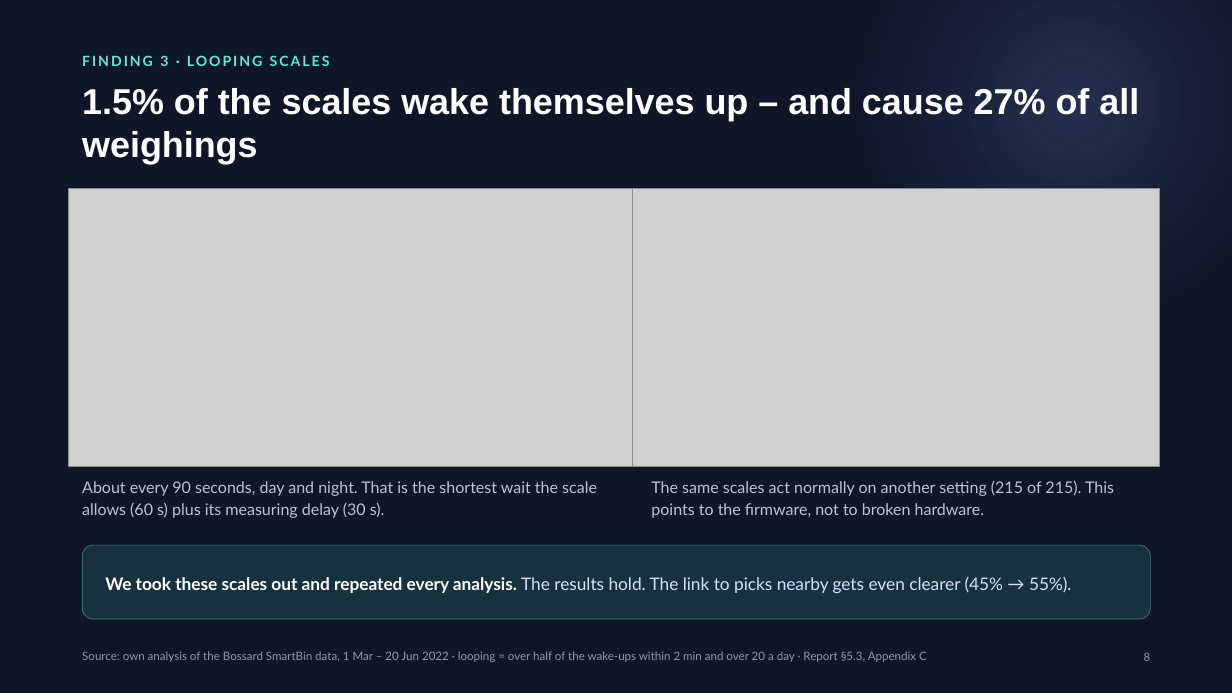
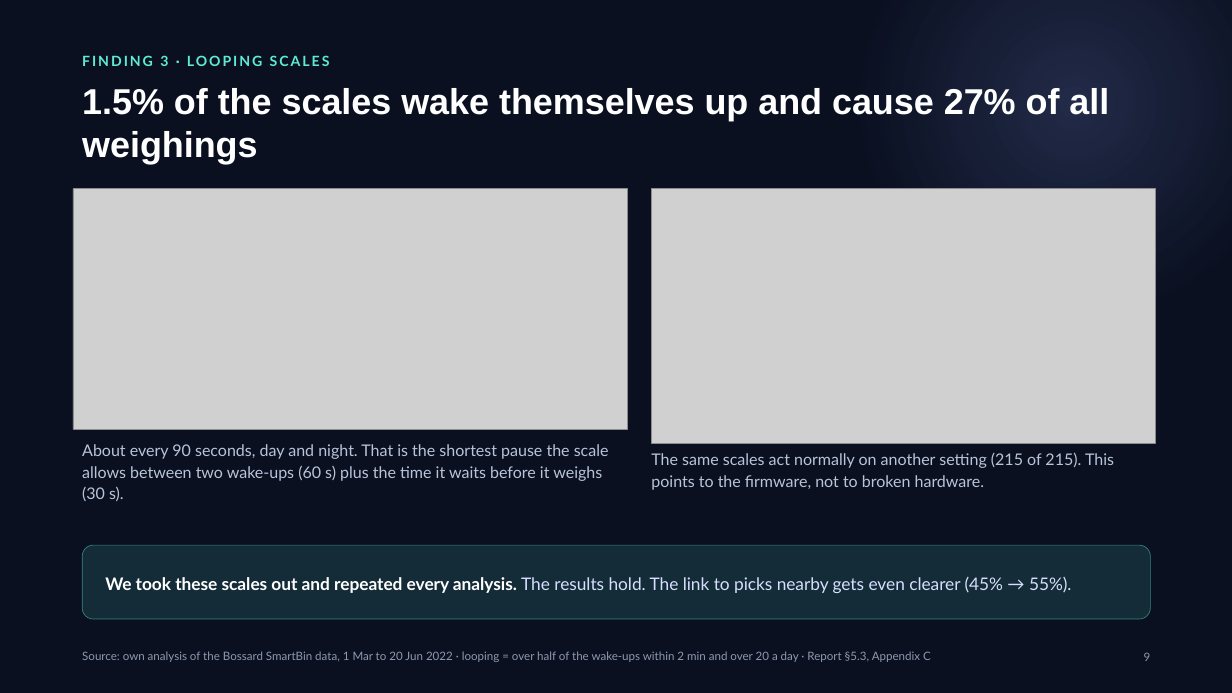
Before and after one commit to erenalpckroglu/smartbin-sensor-optimization, a slide deck: slide 9 of presentation/SmartBin – CTO presentation.pptx (slide 8 before the commit). Drawn at 1232x693 pixels with LibreOffice and Linux fonts; fonts in the diff are those of the drawing; grey boxes stand for pictures. Boxes give left, top, right and bottom in pixels: in the first picture for what was removed or moved away, otherwise in the second. Text is boxed around its words. In the diff, an @@ line names an element or a change of style, - is before the commit and + after.

```diff
--- a/presentation/SmartBin – CTO presentation.pptx
+++ b/presentation/SmartBin – CTO presentation.pptx
@@ background #0E1628 to #0A1020 @@
@@ text at [82,88,1109,164]: text changed @@
-1.5% of the scales wake themselves up – and cause 27% of all weighings
+1.5% of the scales wake themselves up and cause 27% of all weighings
@@ picture: place and size @@
-picture at [68,189,660,466]
+picture at [73,189,628,429]
@@ picture: place and size @@
-picture at [633,189,1160,466]
+picture at [652,189,1155,443]
@@ text at [82,444,609,501]: text changed @@
-About every 90 seconds, day and night. That is the shortest wait the scale allows (60 s) plus its measuring delay (30 s).
+About every 90 seconds, day and night. That is the shortest pause the scale allows between two wake-ups (60 s) plus the time it waits before it weighs (30 s).
@@ text "The same scales act normally ...": place and size @@
-text "The same scales act normally ..." at [651,481,1114,518]
+text "The same scales act normally ..." at [651,453,1114,490]
@@ text at [82,651,931,662]: text changed @@
-Source: own analysis of the Bossard SmartBin data, 1 Mar – 20 Jun 2022 · looping = over half of the wake-ups within 2 min and over 20 a day · Report §5.3, Appendix C
+Source: own analysis of the Bossard SmartBin data, 1 Mar to 20 Jun 2022 · looping = over half of the wake-ups within 2 min and over 20 a day · Report §5.3, Appendix C
@@ text at [1144,652,1151,661]: text changed @@
-8
+9
```
Also in this commit, not shown: 21 other slides changed, 2 slides added, 24 other files.
